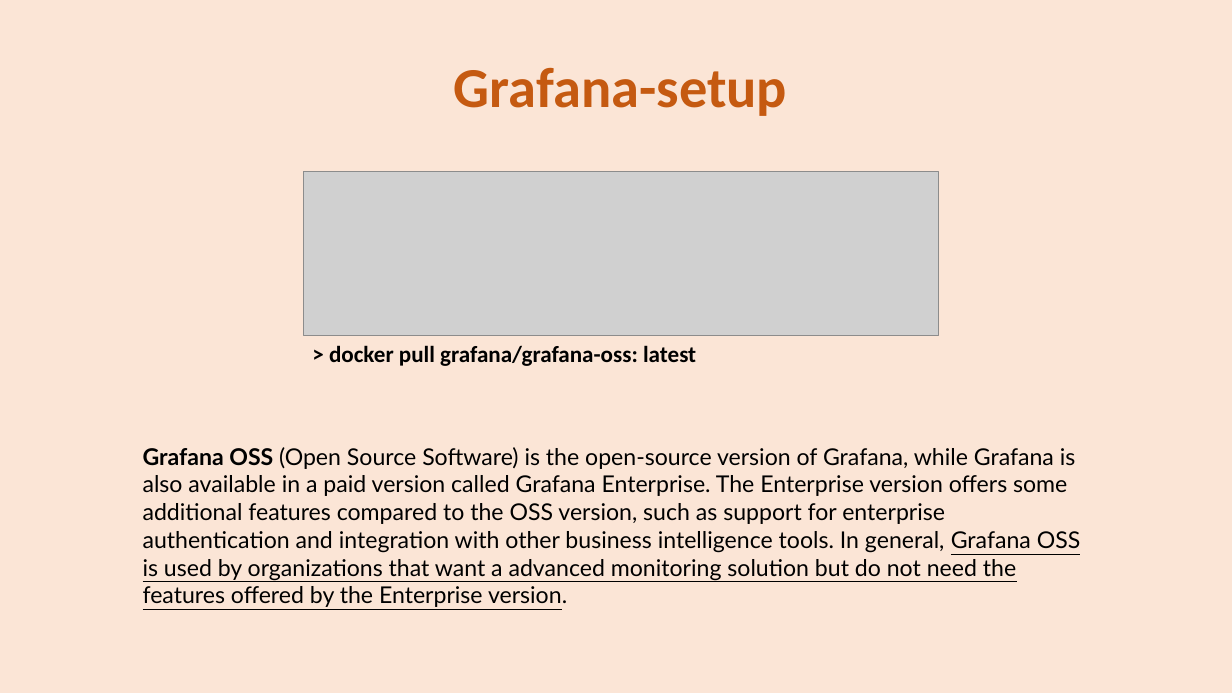
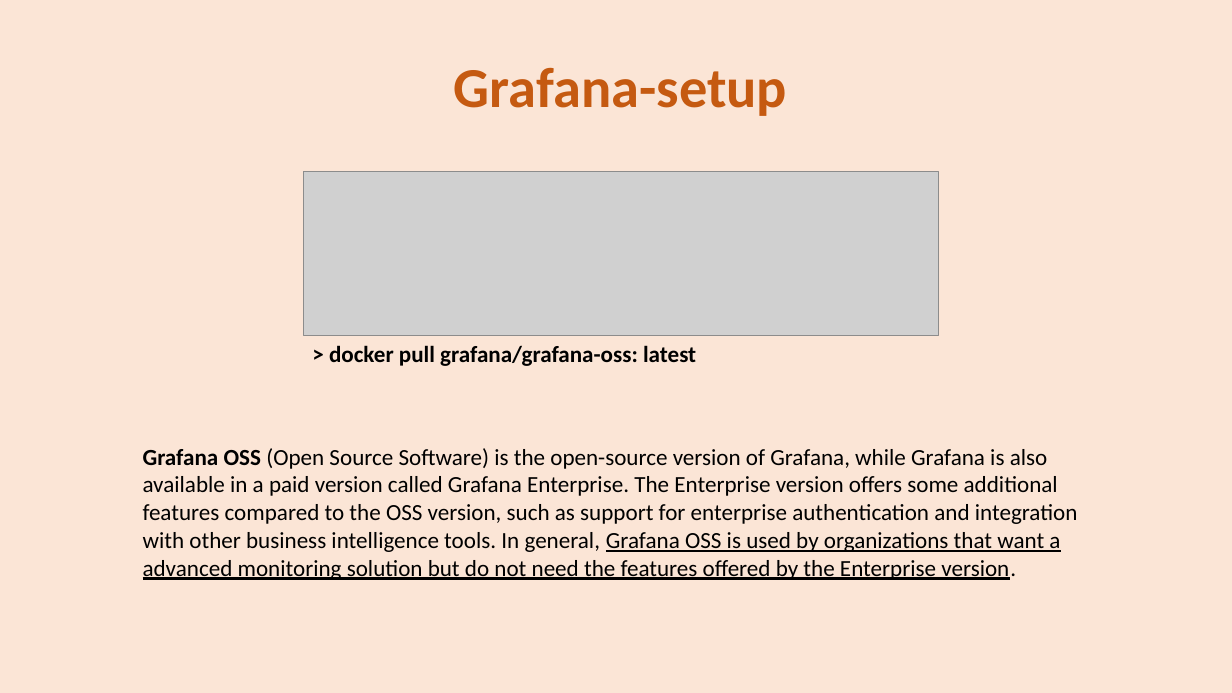
Before and after one commit to se4ai2223-uniba/architectural-style-recognition, a slide deck: slide 4 of docs/ArchiNet Team-Milestone 6.pptx. Drawn at 1232x693 pixels with LibreOffice and Linux fonts; fonts in the diff are those of the drawing; grey boxes stand for pictures. Boxes give left, top, right and bottom in pixels: in the first picture for what was removed or moved away, otherwise in the second. Text is boxed around its words. In the diff, an @@ line names an element or a change of style, - is before the commit and + after.

```diff
--- a/docs/ArchiNet Team-Milestone 6.pptx
+++ b/docs/ArchiNet Team-Milestone 6.pptx
@@ text "Grafana OSS (Open Source Software) ..." at bbox=[143, 448, 1078, 580]: font Lato to Calibri @@
```
Also in this commit, not shown: 5 other slides changed, 12 slides added, 2 slides removed.
